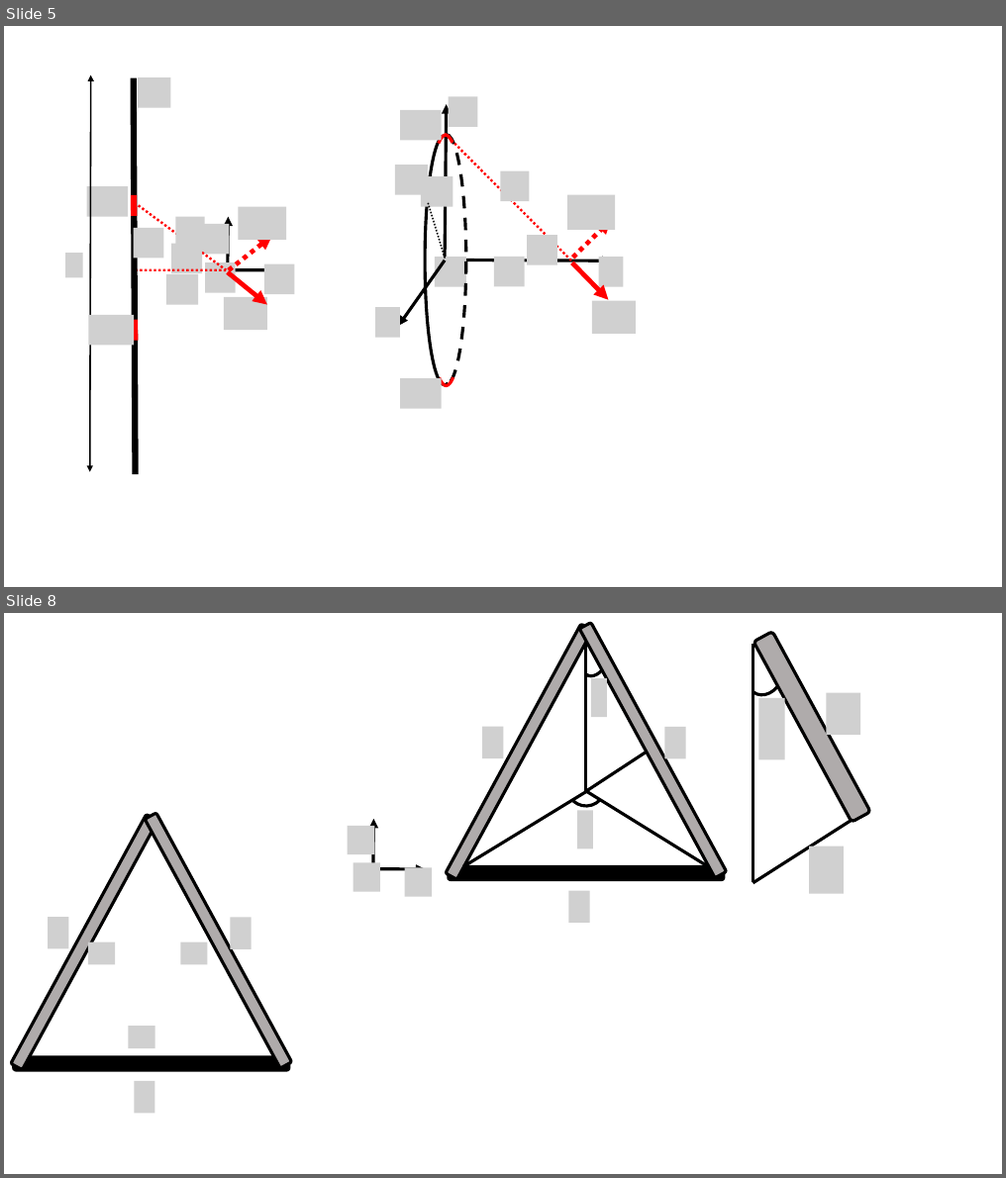
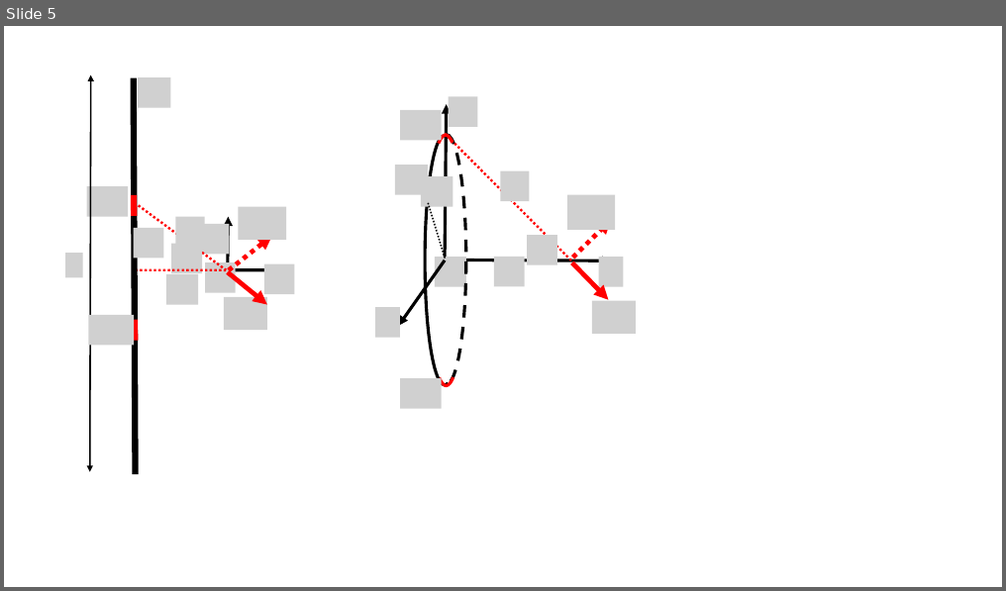
Before and after one commit to OSTP/PhysicsArtofModelling, a slide deck: tex/figures/ChargesFields/Figures.pptx. Shown one above the other, each under a label of ours: slides 5 and 8 before the commit, slide 5 after it; the slides between them are not shown. The pictures are 1006x1178 and 1006x591 pixels, drawn with LibreOffice and Linux fonts; fonts in the diff are those of the drawing; grey boxes stand for pictures. Boxes give left, top, right and bottom in pixels: in the first picture for what was removed or moved away, otherwise in the second. Text is boxed around its words. In the diff, an @@ line names an element or a change of style, - is before the commit and + after.

```diff
--- a/tex/figures/ChargesFields/Figures.pptx
+++ b/tex/figures/ChargesFields/Figures.pptx
@@ slide 8 removed at [4, 613, 1002, 1174], background #FFFFFF @@
@@ rounded rectangle removed at [446, 624, 592, 880] @@
@@ triangle removed at [449, 633, 724, 870] @@
@@ rounded rectangle removed at [579, 623, 727, 878] @@
@@ line removed from (586, 791) to (586, 642) @@
@@ arc (boxed as its full ellipse) removed at [579, 649, 610, 680] @@
@@ picture removed at [591, 678, 607, 717] @@
@@ group removed at [742, 632, 870, 883]: 2 pictures, 2 lines, 1 rounded rectangle, 1 arc (boxed as its full ellipse) @@
@@ picture removed at [482, 727, 503, 759] @@
@@ picture removed at [665, 727, 686, 759] @@
@@ arc (boxed as its full ellipse) removed at [559, 761, 613, 814] @@
@@ line removed from (586, 791) to (647, 752) @@
@@ rounded rectangle removed at [11, 815, 158, 1070] @@
@@ rounded rectangle removed at [145, 813, 292, 1068] @@
@@ line removed from (463, 866) to (586, 792) @@
@@ picture removed at [577, 811, 593, 850] @@
@@ line removed from (586, 791) to (709, 866) @@
@@ triangle removed at [14, 824, 289, 1061] @@
@@ picture removed at [810, 847, 844, 894] @@
@@ group removed at [348, 819, 432, 897]: 3 pictures, 2 arrows @@
@@ rounded rectangle removed at [449, 866, 724, 879] @@
@@ picture removed at [569, 891, 590, 923] @@
@@ picture removed at [48, 917, 68, 950] @@
@@ picture removed at [230, 918, 252, 950] @@
@@ picture removed at [88, 943, 115, 964] @@
@@ picture removed at [180, 943, 208, 964] @@
@@ picture removed at [129, 1026, 155, 1049] @@
@@ rounded rectangle removed at [14, 1058, 289, 1070] @@
@@ picture removed at [135, 1081, 155, 1114] @@
```
Also in this commit, not shown: 4 slides changed, 3 slides added, 1 other slide removed, 40 other files.
